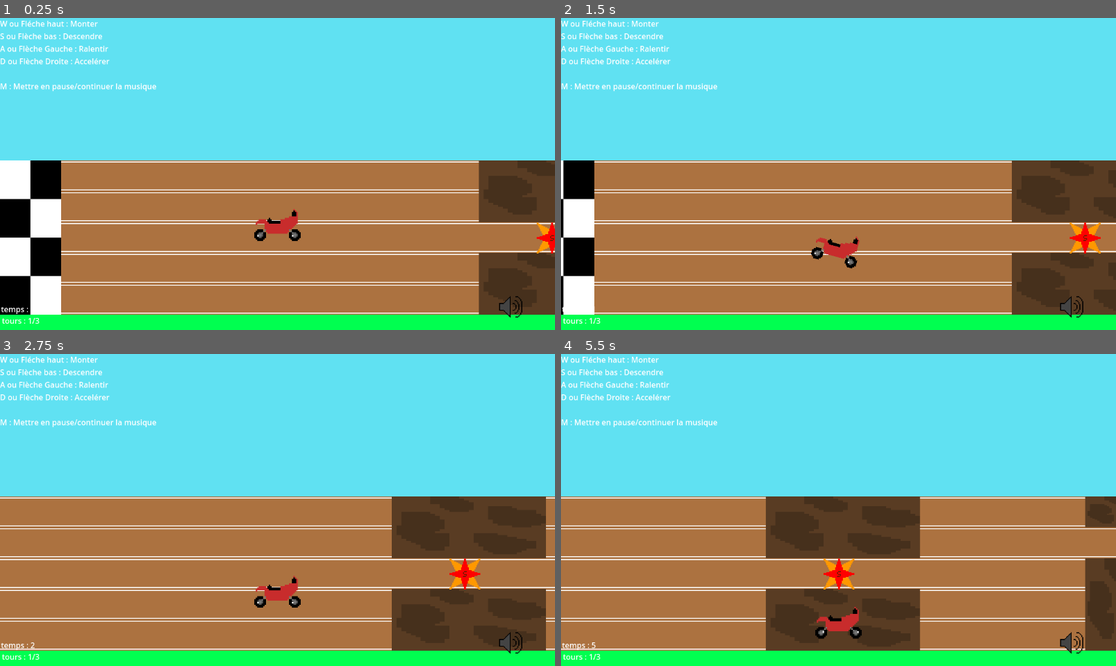
Above: before the commit, frames 1-4 (two rows, left to right).
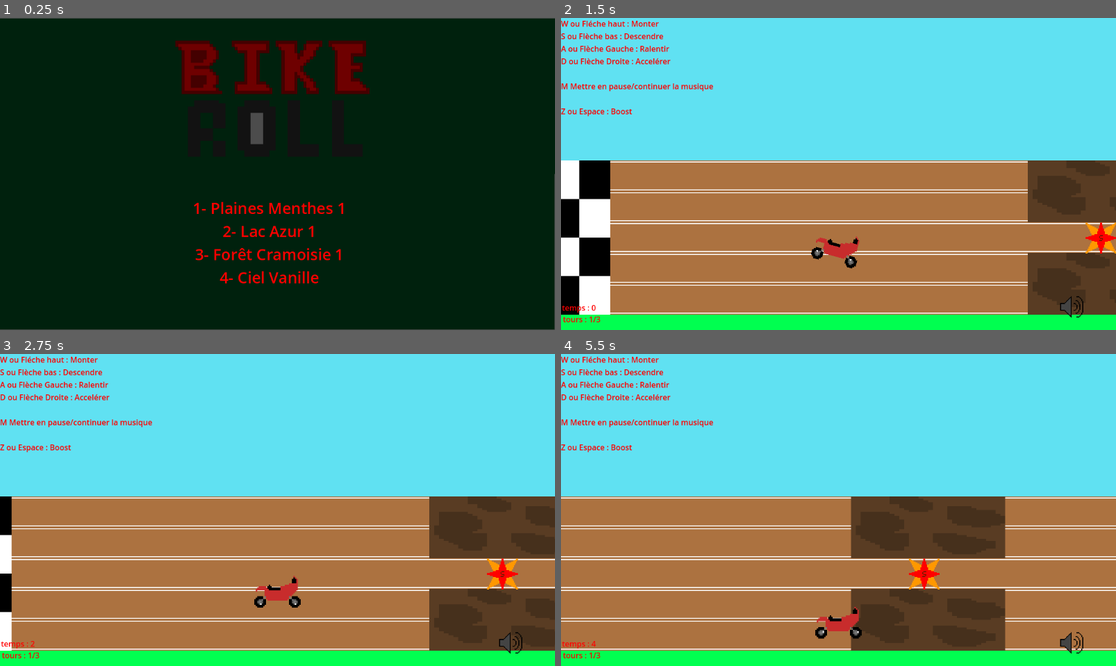
Above: after the commit, the same moments.

Repository: Alexis-Guilbault/guilbault_alexis_tp2_582_301MO
Game: Godot game, scene res://scenes/pieces/menu.tscn
Same seed, same stepped clock (60 frames per second), same inputs: the game is played once before the commit and once after it. Before the commit the project starts from res://scenes/pieces/plaines_menthe1.tscn. Sound files missing from this copy of the repository are replaced by a short silence.
Inputs:
- Up to frame 1 (0.25 s): no input
- Up to frame 2 (1.5 s): tap Enter at 0.5 s; hold D (Accelerate) 0.53-1.28 s; tap 1 (Choix1, bound only after the commit) at 0.6 s; tap 2 (Choix2, bound only after the commit) at 0.8, 1.35 s; hold S (Down) from 1.28 s (still down)
- Up to frame 3 (2.75 s): tap 3 (Choix3, bound only after the commit) at 1.55, 2.1 s; release S (Down) at 2.03 s; hold D (Accelerate) from 2.03 s (still down); tap 4 (Choix4, bound only after the commit) at 2.3 s
- Up to frame 4 (5.5 s): tap 4 (Choix4, bound only after the commit) at 2.85, 5.3 s; tap 1 (Choix1, bound only after the commit) at 3.05, 5.1 s; release D (Accelerate) at 3.53 s; hold A (Deccelerate) 3.53-4.28 s; hold S (Down) from 3.53 s (still down); tap 2 (Choix2, bound only after the commit) at 3.8 s; tap Space (Item) at 4.35 s; tap 3 (Choix3, bound only after the commit) at 4.55 s

The runs differ from the first frame. In frame 1, 100% of the frame differs, in the area x 0-100%, y 0-100%; in frame 2, 6.0%; in frame 3, 6.5%; in frame 4, 16%.

Commit message:
Web Export formatif

Diff:
--- a/guilbault_alexis_tp2/project.godot
+++ b/guilbault_alexis_tp2/project.godot
@@ -11,7 +11,7 @@
 [application]
 
 config/name="guilbault_alexis_tp2"
-run/main_scene="uid://368p57k2tkc4"
+run/main_scene="uid://wlnewopm1g5h"
 config/features=PackedStringArray("4.4", "GL Compatibility")
 run/max_fps=60
 
@@ -52,6 +52,26 @@
 , Object(InputEventKey,"resource_local_to_scene":false,"resource_name":"","device":0,"window_id":0,"alt_pressed":false,"shift_pressed":false,"ctrl_pressed":false,"meta_pressed":false,"pressed":false,"keycode":0,"physical_keycode":90,"key_label":0,"unicode":0,"location":0,"echo":false,"script":null)
 ]
 }
+Choix1={
+"deadzone": 0.2,
+"events": [Object(InputEventKey,"resource_local_to_scene":false,"resource_name":"","device":0,"window_id":0,"alt_pressed":false,"shift_pressed":false,"ctrl_pressed":false,"meta_pressed":false,"pressed":false,"keycode":0,"physical_keycode":49,"key_label":0,"unicode":0,"location":0,"echo":false,"script":null)
+]
+}
+Choix2={
+"deadzone": 0.2,
+"events": [Object(InputEventKey,"resource_local_to_scene":false,"resource_name":"","device":0,"window_id":0,"alt_pressed":false,"shift_pressed":false,"ctrl_pressed":false,"meta_pressed":false,"pressed":false,"keycode":0,"physical_keycode":50,"key_label":0,"unicode":0,"location":0,"echo":false,"script":null)
+]
+}
+Choix3={
+"deadzone": 0.2,
+"events": [Object(InputEventKey,"resource_local_to_scene":false,"resource_name":"","device":0,"window_id":0,"alt_pressed":false,"shift_pressed":false,"ctrl_pressed":false,"meta_pressed":false,"pressed":false,"keycode":0,"physical_keycode":51,"key_label":0,"unicode":0,"location":0,"echo":false,"script":null)
+]
+}
+Choix4={
+"deadzone": 0.2,
+"events": [Object(InputEventKey,"resource_local_to_scene":false,"resource_name":"","device":0,"window_id":0,"alt_pressed":false,"shift_pressed":false,"ctrl_pressed":false,"meta_pressed":false,"pressed":false,"keycode":0,"physical_keycode":52,"key_label":0,"unicode":0,"location":0,"echo":false,"script":null)
+]
+}
 
 [rendering]
 
--- /dev/null
+++ b/guilbault_alexis_tp2/scenes/objets/crab.gd
@@ -0,0 +1,40 @@
+extends Node2D
+
+var hspeed = 0
+
+var xstart = 0
+
+var speedState = 0
+var stateTimer = 0
+
+enum States {
+	GAUCHE,
+	ARRET,
+	DROITE
+}
+
+func _process(_delta: float) -> void:
+	if xstart == 0:
+		xstart = position.x
+		stateTimer = randi_range(45,75)
+
+	match speedState:
+		States.GAUCHE:
+			hspeed = -1
+		States.ARRET:
+			hspeed = 0
+			stateTimer -= 1
+		States.DROITE:
+			hspeed = 1
+
+	if position.x <= xstart - 45 || position.x >= xstart + 45:
+		speedState = States.ARRET
+
+	if stateTimer == 0:
+		if position.x < xstart:
+			speedState = States.DROITE
+		else:
+			speedState = States.GAUCHE
+		stateTimer = randi_range(45,75)
+
+	position.x += hspeed
--- /dev/null
+++ b/guilbault_alexis_tp2/scenes/objets/crab.tscn
@@ -0,0 +1,45 @@
+[gd_scene load_steps=7 format=3 uid="uid://b4ygwlw8oatj7"]
+
+[ext_resource type="Script" uid="uid://cblndo2biiiwu" path="res://scenes/objets/crab.gd" id="1_c5r3q"]
+[ext_resource type="Texture2D" uid="uid://bkoc16iybk7bk" path="res://assets/images/crab_enemy.png" id="2_3v83c"]
+
+[sub_resource type="CapsuleShape2D" id="CapsuleShape2D_ehi5m"]
+radius = 6.0
+height = 20.0
+
+[sub_resource type="AtlasTexture" id="AtlasTexture_stenn"]
+atlas = ExtResource("2_3v83c")
+region = Rect2(0, 0, 32, 32)
+
+[sub_resource type="AtlasTexture" id="AtlasTexture_i7rnj"]
+atlas = ExtResource("2_3v83c")
+region = Rect2(32, 0, 32, 32)
+
+[sub_resource type="SpriteFrames" id="SpriteFrames_ixmxt"]
+animations = [{
+"frames": [{
+"duration": 1.0,
+"texture": SubResource("AtlasTexture_stenn")
+}, {
+"duration": 1.0,
+"texture": SubResource("AtlasTexture_i7rnj")
+}],
+"loop": true,
+"name": &"default",
+"speed": 5.0
+}]
+
+[node name="crab" type="Node2D"]
+script = ExtResource("1_c5r3q")
+
+[node name="Area2D" type="Area2D" parent="." groups=["crabe"]]
+
+[node name="CollisionShape2D" type="CollisionShape2D" parent="Area2D"]
+position = Vector2(0, 1)
+rotation = 1.5708
+shape = SubResource("CapsuleShape2D_ehi5m")
+
+[node name="AnimatedSprite2D" type="AnimatedSprite2D" parent="Area2D"]
+sprite_frames = SubResource("SpriteFrames_ixmxt")
+
+[node name="AudioStreamPlayer2D" type="AudioStreamPlayer2D" parent="Area2D"]
--- /dev/null
+++ b/guilbault_alexis_tp2/scenes/objets/fishhook.gd
@@ -0,0 +1 @@
+extends Node2D
--- /dev/null
+++ b/guilbault_alexis_tp2/scenes/objets/fishhook.tscn
@@ -0,0 +1,34 @@
+[gd_scene load_steps=5 format=3 uid="uid://dgcwa5l572jqd"]
+
+[ext_resource type="Script" uid="uid://g65jhw0dqee0" path="res://scenes/objets/fishhook.gd" id="1_ahe21"]
+[ext_resource type="Texture2D" uid="uid://bqkgfh8nsd508" path="res://assets/images/fishhook.png" id="2_powtm"]
+
+[sub_resource type="CapsuleShape2D" id="CapsuleShape2D_pyx14"]
+radius = 5.0
+height = 12.0
+
+[sub_resource type="SpriteFrames" id="SpriteFrames_p86v6"]
+animations = [{
+"frames": [{
+"duration": 1.0,
+"texture": ExtResource("2_powtm")
+}],
+"loop": true,
+"name": &"default",
+"speed": 5.0
+}]
+
+[node name="Fishhook" type="Node2D"]
+script = ExtResource("1_ahe21")
+
+[node name="Area2D" type="Area2D" parent="." groups=["crochet"]]
+
+[node name="CollisionShape2D" type="CollisionShape2D" parent="Area2D"]
+position = Vector2(-7.5, 36)
+shape = SubResource("CapsuleShape2D_pyx14")
+
+[node name="AnimatedSprite2D" type="AnimatedSprite2D" parent="Area2D"]
+position = Vector2(0, -51)
+sprite_frames = SubResource("SpriteFrames_p86v6")
+
+[node name="AudioStreamPlayer" type="AudioStreamPlayer" parent="Area2D"]
--- a/guilbault_alexis_tp2/scenes/objets/hors_piste.tscn
+++ b/guilbault_alexis_tp2/scenes/objets/hors_piste.tscn
@@ -18,7 +18,7 @@
 }]
 
 [sub_resource type="RectangleShape2D" id="RectangleShape2D_h061o"]
-size = Vector2(28, 32)
+size = Vector2(26, 32)
 
 [node name="HorsPiste" type="Node2D"]
 
--- a/guilbault_alexis_tp2/scenes/objets/joueur.gd
+++ b/guilbault_alexis_tp2/scenes/objets/joueur.gd
@@ -124,16 +124,33 @@
 		hspeed = 0
 		boosttimer = 0
 		boostitem = false
+
 	if area.is_in_group("but"):
 		$"../joueur".position.x = 576
 		lap += 1
 		print(var_to_str(lap) + "/3")
+
 	if area.is_in_group("horspiste") && vspeed == 0 && speed_state == States.NORMAL:
 		print("Hors-piste !!!!")
 		speed_state = States.OFFROAD
+
 	if area.is_in_group("boost"):
 		print("Boost acquired")
 		boostitem = true
+
+	if area.is_in_group("crabe"):
+		area.queue_free()
+		$"../joueur".position.x -= 16
+		hspeed = 0
+		boosttimer = 0
+		boostitem = false
+
+	if area.is_in_group("crochet"):
+		lane = 1
+		$"../joueur".position.y = 287
+		hspeed = 0
+		boosttimer = 0
+		boostitem = false
 
 func _on_area_2d_area_exited(area):
 	if area.is_in_group("horspiste") && speed_state == States.OFFROAD:
--- a/guilbault_alexis_tp2/scenes/objets/joueur.tscn
+++ b/guilbault_alexis_tp2/scenes/objets/joueur.tscn
@@ -49,13 +49,6 @@
 [node name="joueur" type="Node2D"]
 script = ExtResource("1_lji0l")
 
-[node name="Camera2D" type="Camera2D" parent="."]
-scale = Vector2(10, 1)
-limit_left = 0
-limit_top = 0
-limit_right = 11520
-limit_bottom = 648
-
 [node name="AudioStreamPlayer" type="AudioStreamPlayer" parent="."]
 stream = ExtResource("3_6i1r8")
 
--- /dev/null
+++ b/guilbault_alexis_tp2/scenes/objets/texte_boost.gd
@@ -0,0 +1,8 @@
+extends Label
+
+func _process(_delta: float) -> void:
+	match $"../../../joueur".boostitem:
+		true:
+			text = "BOOST !!"
+		false:
+			text = " "
--- a/guilbault_alexis_tp2/scenes/objets/ui_course.tscn
+++ b/guilbault_alexis_tp2/scenes/objets/ui_course.tscn
@@ -1,8 +1,15 @@
-[gd_scene load_steps=4 format=3 uid="uid://dce2q1d6u7ec"]
+[gd_scene load_steps=7 format=3 uid="uid://dce2q1d6u7ec"]
 
 [ext_resource type="PackedScene" uid="uid://dtkmuqas7cswb" path="res://scenes/objets/volume.tscn" id="1_d6yg6"]
 [ext_resource type="Script" uid="uid://befwneqi4tej1" path="res://scenes/objets/temps.gd" id="2_vjchr"]
 [ext_resource type="Script" uid="uid://l6e7342qjugl" path="res://scenes/objets/tours.gd" id="3_d7sl3"]
+[ext_resource type="Script" uid="uid://bn8cv626qr4q1" path="res://scenes/objets/texte_boost.gd" id="4_reri1"]
+
+[sub_resource type="LabelSettings" id="LabelSettings_d7sl3"]
+font_color = Color(1, 0, 0, 1)
+
+[sub_resource type="LabelSettings" id="LabelSettings_reri1"]
+font_color = Color(1, 0, 0, 1)
 
 [node name="UiCourse" type="Control"]
 layout_mode = 3
@@ -16,6 +23,7 @@
 position = Vector2(1064, 600)
 
 [node name="instructions" type="Label" parent="."]
+layout_mode = 0
 offset_right = 325.0
 offset_bottom = 153.0
 text = "W ou Fléche haut : Monter
@@ -23,23 +31,40 @@
 A ou Flèche Gauche : Ralentir
 D ou Flèche Droite : Accelérer
 
-M : Mettre en pause/continuer la musique"
+M Mettre en pause/continuer la musique
+
+Z ou Espace : Boost"
+label_settings = SubResource("LabelSettings_d7sl3")
 vertical_alignment = 3
 
 [node name="temps" type="Label" parent="."]
+layout_mode = 0
 offset_left = 2.0
-offset_top = 593.0
+offset_top = 590.0
 offset_right = 327.0
-offset_bottom = 620.0
+offset_bottom = 617.0
 text = "Temps : "
+label_settings = SubResource("LabelSettings_reri1")
 vertical_alignment = 3
 script = ExtResource("2_vjchr")
 
 [node name="tours" type="Label" parent="."]
+layout_mode = 0
 offset_left = 4.0
-offset_top = 617.0
+offset_top = 614.0
 offset_right = 329.0
-offset_bottom = 644.0
+offset_bottom = 641.0
 text = "Tours : 1/3"
+label_settings = SubResource("LabelSettings_reri1")
 vertical_alignment = 3
 script = ExtResource("3_d7sl3")
+
+[node name="boost" type="Label" parent="."]
+offset_left = 1.0
+offset_top = 569.0
+offset_right = 326.0
+offset_bottom = 596.0
+text = "Boost (?)"
+label_settings = SubResource("LabelSettings_reri1")
+vertical_alignment = 3
+script = ExtResource("4_reri1")
--- /dev/null
+++ b/guilbault_alexis_tp2/scenes/pieces/lac_azur1.tscn
@@ -0,0 +1,345 @@
+[gd_scene load_steps=10 format=3 uid="uid://csbethk5kg4nc"]
+
+[ext_resource type="Texture2D" uid="uid://b07l2l3sikflk" path="res://assets/images/floor_azur.png" id="1_xjk6u"]
+[ext_resource type="PackedScene" uid="uid://cjtrykxram8m" path="res://scenes/objets/hors_piste.tscn" id="2_vayh8"]
+[ext_resource type="PackedScene" uid="uid://ci40te88fd7uq" path="res://scenes/objets/but.tscn" id="4_3ihvp"]
+[ext_resource type="PackedScene" uid="uid://b4ygwlw8oatj7" path="res://scenes/objets/crab.tscn" id="4_hroaj"]
+[ext_resource type="PackedScene" uid="uid://bntud7twsv0pf" path="res://scenes/objets/joueur.tscn" id="5_t7ho8"]
+[ext_resource type="PackedScene" uid="uid://dce2q1d6u7ec" path="res://scenes/objets/ui_course.tscn" id="6_2o42i"]
+[ext_resource type="PackedScene" uid="uid://g7ywuwe5papo" path="res://scenes/objets/boost.tscn" id="7_crb17"]
+[ext_resource type="PackedScene" uid="uid://dgcwa5l572jqd" path="res://scenes/objets/fishhook.tscn" id="8_vayh8"]
+
+[sub_resource type="SpriteFrames" id="SpriteFrames_1v4ti"]
+animations = [{
+"frames": [{
+"duration": 1.0,
+"texture": ExtResource("1_xjk6u")
+}],
+"loop": true,
+"name": &"default",
+"speed": 5.0
+}]
+
+[node name="game" type="Node2D"]
+metadata/_edit_vertical_guides_ = [13824.0, 13825.0]
+
+[node name="ciel" type="Polygon2D" parent="."]
+scale = Vector2(12, 0.457)
+color = Color(0, 0.498039, 1, 1)
+polygon = PackedVector2Array(0, 0, 1152, 0, 1152, 648, 0, 648)
+uv = PackedVector2Array(0, 0, 1152, 0, 1152, 648, 0, 648)
+
+[node name="sol" type="Polygon2D" parent="."]
+scale = Vector2(12, 1)
+color = Color(0.999999, 0.933283, 0.570152, 1)
+polygon = PackedVector2Array(0, 296, 1064.02, 296, 1152, 296, 1152, 461.787, 1152, 648, 0, 648)
+
+[node name="plancher" type="Node2D" parent="."]
+
+[node name="AnimatedSprite2D5" type="AnimatedSprite2D" parent="plancher"]
+position = Vector2(6897.76, 584.235)
+scale = Vector2(433.125, 2)
+sprite_frames = SubResource("SpriteFrames_1v4ti")
+
+[node name="AnimatedSprite2D4" type="AnimatedSprite2D" parent="plancher"]
+position = Vector2(6897.48, 328.095)
+scale = Vector2(433.125, 2)
+sprite_frames = SubResource("SpriteFrames_1v4ti")
+
+[node name="AnimatedSprite2D3" type="AnimatedSprite2D" parent="plancher"]
+position = Vector2(6897.76, 520.175)
+scale = Vector2(433.125, 2)
+sprite_frames = SubResource("SpriteFrames_1v4ti")
+
+[node name="AnimatedSprite2D2" type="AnimatedSprite2D" parent="plancher"]
+position = Vector2(6897.76, 392)
+scale = Vector2(433.125, 2)
+sprite_frames = SubResource("SpriteFrames_1v4ti")
+
+[node name="AnimatedSprite2D" type="AnimatedSprite2D" parent="plancher"]
+position = Vector2(6897.76, 456.1)
+scale = Vector2(433.125, 2)
+sprite_frames = SubResource("SpriteFrames_1v4ti")
+
+[node name="But2" parent="." instance=ExtResource("4_3ihvp")]
+position = Vector2(63, 456)
+scale = Vector2(4, 5)
+
+[node name="But" parent="." instance=ExtResource("4_3ihvp")]
+position = Vector2(13764, 456)
+scale = Vector2(3.742, 4.99)
+
+[node name="Hors-piste" type="Node2D" parent="."]
+position = Vector2(1021, 420)
+
+[node name="HorsPiste" parent="Hors-piste" instance=ExtResource("2_vayh8")]
+position = Vector2(2259, 134)
+scale = Vector2(9.28, 4.08)
+
+[node name="HorsPiste2" parent="Hors-piste" instance=ExtResource("2_vayh8")]
+position = Vector2(2257, -60)
+scale = Vector2(9.28, 4)
+
+[node name="HorsPiste3" parent="Hors-piste" instance=ExtResource("2_vayh8")]
+position = Vector2(9474, 164)
+scale = Vector2(200, 2)
+
+[node name="HorsPiste4" parent="Hors-piste" instance=ExtResource("2_vayh8")]
+position = Vector2(9474, -92)
+scale = Vector2(200, 1.905)
+
+[node name="joueur" parent="." instance=ExtResource("5_t7ho8")]
+position = Vector2(576, 415)
+
+[node name="Camera2D2" type="Camera2D" parent="joueur"]
+scale = Vector2(10, 1)
+limit_left = 0
+limit_top = 0
+limit_right = 13824
+limit_bottom = 648
+
+[node name="Crabes" type="Node2D" parent="."]
+position = Vector2(1021, 420)
+
+[node name="Crab" parent="Crabes" instance=ExtResource("4_hroaj")]
+position = Vector2(152, -36)
+scale = Vector2(3, 3)
+
+[node name="Crab10" parent="Crabes" instance=ExtResource("4_hroaj")]
+position = Vector2(152, 95)
+scale = Vector2(3, 3)
+
+[node name="Crab11" parent="Crabes" instance=ExtResource("4_hroaj")]
+position = Vector2(-58, 160)
+scale = Vector2(3, 3)
+
+[node name="Crab12" parent="Crabes" instance=ExtResource("4_hroaj")]
+position = Vector2(-58, -99)
+scale = Vector2(3, 3)
+
+[node name="Crab2" parent="Crabes" instance=ExtResource("4_hroaj")]
+position = Vector2(698, 158)
+scale = Vector2(3, 3)
+
+[node name="Crab3" parent="Crabes" instance=ExtResource("4_hroaj")]
+position = Vector2(996, 29)
+scale = Vector2(3, 3)
+
+[node name="Crab4" parent="Crabes" instance=ExtResource("4_hroaj")]
+position = Vector2(1243, -33)
+scale = Vector2(3, 3)
+
+[node name="Crab5" parent="Crabes" instance=ExtResource("4_hroaj")]
+position = Vector2(1438, 92)
+scale = Vector2(3, 3)
+
+[node name="Crab6" parent="Crabes" instance=ExtResource("4_hroaj")]
+position = Vector2(1645, -98)
+scale = Vector2(3, 3)
+
+[node name="Crab7" parent="Crabes" instance=ExtResource("4_hroaj")]
+position = Vector2(1820, 33)
+scale = Vector2(3, 3)
+
+[node name="Crab9" parent="Crabes" instance=ExtResource("4_hroaj")]
+position = Vector2(2562, 30)
+scale = Vector2(3, 3)
+
+[node name="Crab13" parent="Crabes" instance=ExtResource("4_hroaj")]
+position = Vector2(4936, 158)
+scale = Vector2(3, 3)
+
+[node name="Crab19" parent="Crabes" instance=ExtResource("4_hroaj")]
+position = Vector2(5241, -33)
+scale = Vector2(3, 3)
+
+[node name="Crab20" parent="Crabes" instance=ExtResource("4_hroaj")]
+position = Vector2(5241, 91)
+scale = Vector2(3, 3)
+
+[node name="Crab21" parent="Crabes" instance=ExtResource("4_hroaj")]
+position = Vector2(5605, 161)
+scale = Vector2(3, 3)
+
+[node name="Crab22" parent="Crabes" instance=ExtResource("4_hroaj")]
+position = Vector2(6346, 35)
+scale = Vector2(3, 3)
+
+[node name="Crab23" parent="Crabes" instance=ExtResource("4_hroaj")]
+position = Vector2(6780, -31)
+scale = Vector2(3, 3)
+
+[node name="Crab24" parent="Crabes" instance=ExtResource("4_hroaj")]
+position = Vector2(7129, 35)
+scale = Vector2(3, 3)
+
+[node name="Crab25" parent="Crabes" instance=ExtResource("4_hroaj")]
+position = Vector2(7811, 91)
+scale = Vector2(3, 3)
+
+[node name="Crab28" parent="Crabes" instance=ExtResource("4_hroaj")]
+position = Vector2(9004, 30)
+scale = Vector2(3, 3)
+
+[node name="Crab29" parent="Crabes" instance=ExtResource("4_hroaj")]
+position = Vector2(9924, 91)
+scale = Vector2(3, 3)
+
+[node name="Crab30" parent="Crabes" instance=ExtResource("4_hroaj")]
+position = Vector2(10796, 37)
+scale = Vector2(3, 3)
+
+[node name="Crab32" parent="Crabes" instance=ExtResource("4_hroaj")]
+position = Vector2(12447, 101)
+scale = Vector2(3, 3)
+
+[node name="Crab31" parent="Crabes" instance=ExtResource("4_hroaj")]
+position = Vector2(11278, 96)
+scale = Vector2(3, 3)
+
+[node name="Crab26" parent="Crabes" instance=ExtResource("4_hroaj")]
+position = Vector2(8534, -35)
+scale = Vector2(3, 3)
+
+[node name="Crab27" parent="Crabes" instance=ExtResource("4_hroaj")]
+position = Vector2(8534, -35)
+scale = Vector2(3, 3)
+
+[node name="Crab14" parent="Crabes" instance=ExtResource("4_hroaj")]
+position = Vector2(4006, 158)
+scale = Vector2(3, 3)
+
+[node name="Crab15" parent="Crabes" instance=ExtResource("4_hroaj")]
+position = Vector2(2980, -35)
+scale = Vector2(3, 3)
+
+[node name="Crab16" parent="Crabes" instance=ExtResource("4_hroaj")]
+position = Vector2(2980, 95)
+scale = Vector2(3, 3)
+
+[node name="Crab17" parent="Crabes" instance=ExtResource("4_hroaj")]
+position = Vector2(2742, 161)
+scale = Vector2(3, 3)
+
+[node name="Crab18" parent="Crabes" instance=ExtResource("4_hroaj")]
+position = Vector2(2742, -98)
+scale = Vector2(3, 3)
+
+[node name="Crab8" parent="Crabes" instance=ExtResource("4_hroaj")]
+position = Vector2(1997, 158)
+scale = Vector2(3, 3)
+
+[node name="Pêcheurs" type="Node2D" parent="."]
+position = Vector2(1021, 420)
+
+[node name="Fishhook" parent="Pêcheurs" instance=ExtResource("8_vayh8")]
+position = Vector2(3406, -136)
+scale = Vector2(3, 3)
+
+[node name="Fishhook2" parent="Pêcheurs" instance=ExtResource("8_vayh8")]
+position = Vector2(3640, -8)
+scale = Vector2(3, 3)
+
+[node name="Fishhook3" parent="Pêcheurs" instance=ExtResource("8_vayh8")]
+position = Vector2(3992, -199)
+scale = Vector2(3, 3)
+
+[node name="Fishhook4" parent="Pêcheurs" instance=ExtResource("8_vayh8")]
+position = Vector2(4350, -73)
+scale = Vector2(3, 3)
+
+[node name="Fishhook5" parent="Pêcheurs" instance=ExtResource("8_vayh8")]
+position = Vector2(4616, -9)
+scale = Vector2(3, 3)
+
+[node name="Fishhook6" parent="Pêcheurs" instance=ExtResource("8_vayh8")]
+position = Vector2(4871, -135)
+scale = Vector2(3, 3)
+
+[node name="Fishhook7" parent="Pêcheurs" instance=ExtResource("8_vayh8")]
+position = Vector2(5480, -13)
+scale = Vector2(3, 3)
+
+[node name="Fishhook8" parent="Pêcheurs" instance=ExtResource("8_vayh8")]
+position = Vector2(5744, -205)
+scale = Vector2(3, 3)
+
+[node name="Fishhook9" parent="Pêcheurs" instance=ExtResource("8_vayh8")]
+position = Vector2(5849, -71)
+scale = Vector2(3, 3)
+
+[node name="Fishhook10" parent="Pêcheurs" instance=ExtResource("8_vayh8")]
+position = Vector2(6083, -10)
+scale = Vector2(3, 3)
+
+[node name="Fishhook11" parent="Pêcheurs" instance=ExtResource("8_vayh8")]
+position = Vector2(6554, -72)
+scale = Vector2(3, 3)
+
+[node name="Fishhook12" parent="Pêcheurs" instance=ExtResource("8_vayh8")]
+position = Vector2(6862, -5)
+scale = Vector2(3, 3)
+
+[node name="Fishhook13" parent="Pêcheurs" instance=ExtResource("8_vayh8")]
+position = Vector2(7128, -138)
+scale = Vector2(3, 3)
+
+[node name="Fishhook14" parent="Pêcheurs" instance=ExtResource("8_vayh8")]
+position = Vector2(7467, -67)
+scale = Vector2(3, 3)
+
+[node name="Fishhook15" parent="Pêcheurs" instance=ExtResource("8_vayh8")]
+position = Vector2(7796, -138)
+scale = Vector2(3, 3)
+
+[node name="Fishhook16" parent="Pêcheurs" instance=ExtResource("8_vayh8")]
+position = Vector2(8114, -12)
+scale = Vector2(3, 3)
+
+[node name="Fishhook17" parent="Pêcheurs" instance=ExtResource("8_vayh8")]
+position = Vector2(8534, -63)
+scale = Vector2(3, 3)
+
+[node name="Fishhook18" parent="Pêcheurs" instance=ExtResource("8_vayh8")]
+position = Vector2(9014, -139)
+scale = Vector2(3, 3)
+
+[node name="Fishhook19" parent="Pêcheurs" instance=ExtResource("8_vayh8")]
+position = Vector2(9312, -73)
+scale = Vector2(3, 3)
+
+[node name="Fishhook20" parent="Pêcheurs" instance=ExtResource("8_vayh8")]
+position = Vector2(9600, -12)
+scale = Vector2(3, 3)
+
+[node name="Fishhook21" parent="Pêcheurs" instance=ExtResource("8_vayh8")]
+position = Vector2(10186, -68)
+scale = Vector2(3, 3)
+
+[node name="Fishhook22" parent="Pêcheurs" instance=ExtResource("8_vayh8")]
+position = Vector2(10798, -134)
+scale = Vector2(3, 3)
+
+[node name="Fishhook23" parent="Pêcheurs" instance=ExtResource("8_vayh8")]
+position = Vector2(11693, -134)
+scale = Vector2(3, 3)
+
+[node name="Fishhook24" parent="Pêcheurs" instance=ExtResource("8_vayh8")]
+position = Vector2(11698, -13)
+scale = Vector2(3, 3)
+
+[node name="Fishhook25" parent="Pêcheurs" instance=ExtResource("8_vayh8")]
+position = Vector2(12072, -74)
+scale = Vector2(3, 3)
+
+[node name="Fishhook26" parent="Pêcheurs" instance=ExtResource("8_vayh8")]
+position = Vector2(12436, -140)
+scale = Vector2(3, 3)
+
+[node name="Boost" parent="." instance=ExtResource("7_crb17")]
+position = Vector2(1146, 457)
+scale = Vector2(2, 2)
+
+[node name="CanvasLayer" type="CanvasLayer" parent="."]
+
+[node name="UiCourse" parent="CanvasLayer" instance=ExtResource("6_2o42i")]
--- /dev/null
+++ b/guilbault_alexis_tp2/scenes/pieces/menu.gd
@@ -0,0 +1,14 @@
+extends Label
+
+func _input(_event):
+	if Input.is_action_just_pressed("Choix1"):
+		get_tree().change_scene_to_file("res://scenes/pieces/plaines_menthe1.tscn")
+
+	if Input.is_action_just_pressed("Choix2"):
+		get_tree().change_scene_to_file("res://scenes/pieces/lac_azur1.tscn")
+
+	if Input.is_action_just_pressed("Choix3"):
+		get_tree().change_scene_to_file("res://scenes/pieces/plaines_menthe1.tscn")
+
+	if Input.is_action_just_pressed("Choix4"):
+		get_tree().change_scene_to_file("res://scenes/pieces/plaines_menthe1.tscn")
--- a/guilbault_alexis_tp2/scenes/pieces/menu.tscn
+++ b/guilbault_alexis_tp2/scenes/pieces/menu.tscn
@@ -1,3 +1,44 @@
-[gd_scene format=3 uid="uid://wlnewopm1g5h"]
+[gd_scene load_steps=5 format=3 uid="uid://wlnewopm1g5h"]
 
-[node name="Node2D" type="Node2D"]
+[ext_resource type="Texture2D" uid="uid://chrddvogak61c" path="res://assets/images/logo.png" id="1_q0o5e"]
+[ext_resource type="Script" uid="uid://dat6a2avqbee2" path="res://scenes/pieces/menu.gd" id="2_s1y71"]
+
+[sub_resource type="SpriteFrames" id="SpriteFrames_s1y71"]
+animations = [{
+"frames": [{
+"duration": 1.0,
+"texture": ExtResource("1_q0o5e")
+}],
+"loop": true,
+"name": &"default",
+"speed": 5.0
+}]
+
+[sub_resource type="LabelSettings" id="LabelSettings_fasuj"]
+font_size = 32
+font_color = Color(1, 0, 0, 1)
+
+[node name="menu" type="Node2D"]
+
+[node name="Polygon2D" type="Polygon2D" parent="."]
+color = Color(0, 0.132132, 0.0510895, 1)
+polygon = PackedVector2Array(0, 1, 1152, 1, 1151, 647, -1, 647)
+
+[node name="AnimatedSprite2D" type="AnimatedSprite2D" parent="."]
+position = Vector2(565, 171)
+scale = Vector2(0.65, 0.65)
+sprite_frames = SubResource("SpriteFrames_s1y71")
+
+[node name="Label" type="Label" parent="."]
+offset_left = 400.0
+offset_top = 372.0
+offset_right = 719.0
+offset_bottom = 561.0
+text = "1- Plaines Menthes 1
+2- Lac Azur 1
+3- Forêt Cramoisie 1
+4- Ciel Vanille"
+label_settings = SubResource("LabelSettings_fasuj")
+horizontal_alignment = 1
+vertical_alignment = 1
+script = ExtResource("2_s1y71")
--- a/guilbault_alexis_tp2/scenes/pieces/plaines_menthe1.tscn
+++ b/guilbault_alexis_tp2/scenes/pieces/plaines_menthe1.tscn
@@ -256,6 +256,13 @@
 [node name="joueur" parent="." instance=ExtResource("1_xv5en")]
 position = Vector2(576, 415)
 
+[node name="Camera2D2" type="Camera2D" parent="joueur"]
+scale = Vector2(10, 1)
+limit_left = 0
+limit_top = 0
+limit_right = 11520
+limit_bottom = 648
+
 [node name="CanvasLayer" type="CanvasLayer" parent="."]
 
 [node name="UiCourse" parent="CanvasLayer" instance=ExtResource("2_s6bqy")]
Binary file added: guilbault_alexis_tp2/assets/images/crab_enemy.png
Not shown, added: guilbault_alexis_tp2/assets/images/crab_enemy.png.import
Binary file added: guilbault_alexis_tp2/assets/images/fishhook.png
Not shown, added: guilbault_alexis_tp2/assets/images/fishhook.png.import
Binary file added: guilbault_alexis_tp2/assets/images/floor_azur.png
Not shown, added: guilbault_alexis_tp2/assets/images/floor_azur.png.import
Binary file added: guilbault_alexis_tp2/assets/images/logo.png
Not shown, added: guilbault_alexis_tp2/assets/images/logo.png.import
Not shown, changed: guilbault_alexis_tp2/export_presets.cfg
Not shown, added: guilbault_alexis_tp2/scenes/objets/crab.gd.uid
Not shown, added: guilbault_alexis_tp2/scenes/objets/fishhook.gd.uid
Not shown, added: guilbault_alexis_tp2/scenes/objets/texte_boost.gd.uid
(and 8 more such lines)
